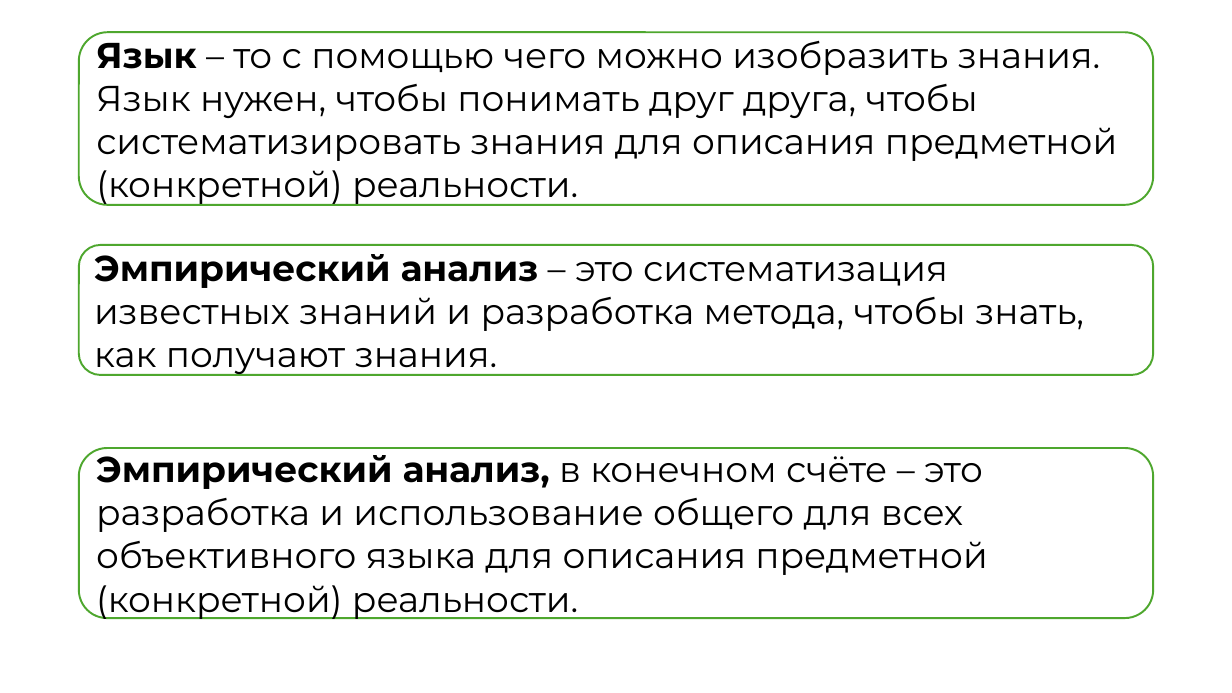
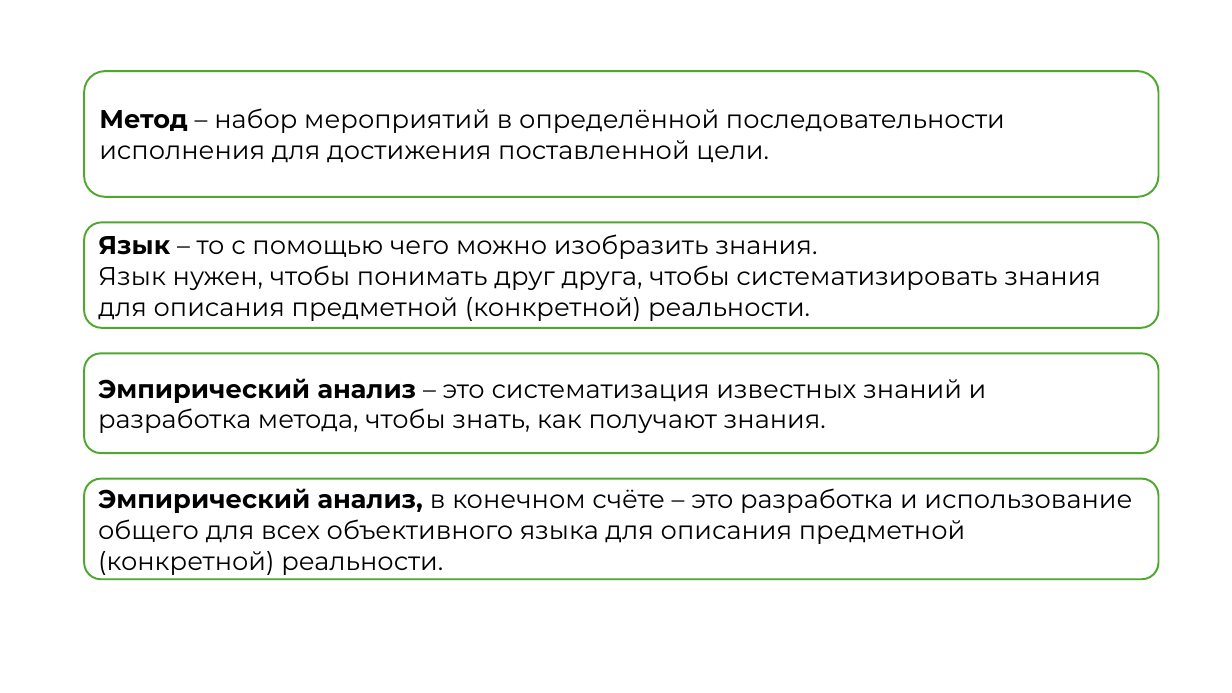
Before and after one commit to kuskas112/Labs, a slide deck: slide 5 of Основы системного анализа/lab1/lab1.pptx (slide 8 before the commit). Drawn at 1232x693 pixels with LibreOffice and Linux fonts; fonts in the diff are those of the drawing. Boxes give left, top, right and bottom in pixels: in the first picture for what was removed or moved away, otherwise in the second. Text is boxed around its words. In the diff, an @@ line names an element or a change of style, - is before the commit and + after.

```diff
--- a/Основы системного анализа/lab1/lab1.pptx
+++ b/Основы системного анализа/lab1/lab1.pptx
@@ rounded rectangle added at (84,71,1159,197), fill #FFFFFF, outline #4EA72E 1.5 pt, 20 pt, text #000000 @@
+Метод – набор мероприятий в определённой последовательности исполнения для достижения поставленной цели.
@@ rounded rectangle "Язык – то с помощью ...": place and size @@
-rounded rectangle "Язык – то с помощью ..." at (79,32,1153,205)
+rounded rectangle "Язык – то с помощью ..." at (84,223,1159,328)
@@ rounded rectangle "Язык – то с помощью ..." at (84,223,1159,328): size 28 to 20 pt @@
@@ rounded rectangle "Эмпирический анализ – это систематизация ..." at (84,353,1159,453): size 28 to 20 pt; less space between paragraphs @@
@@ rounded rectangle "Эмпирический анализ – это систематизация ...": place and size @@
-rounded rectangle "Эмпирический анализ – это систематизация ..." at (79,245,1153,375)
+rounded rectangle "Эмпирический анализ – это систематизация ..." at (84,353,1159,453)
@@ rounded rectangle "Эмпирический анализ, в конечном счёте ...": place and size @@
-rounded rectangle "Эмпирический анализ, в конечном счёте ..." at (79,448,1153,618)
+rounded rectangle "Эмпирический анализ, в конечном счёте ..." at (84,479,1159,579)
@@ rounded rectangle "Эмпирический анализ, в конечном счёте ..." at (84,479,1159,579): size 28 to 20 pt; less space between paragraphs @@
```
Also in this commit, not shown: 4 other slides changed, 1 slide added, 8 slides removed.
